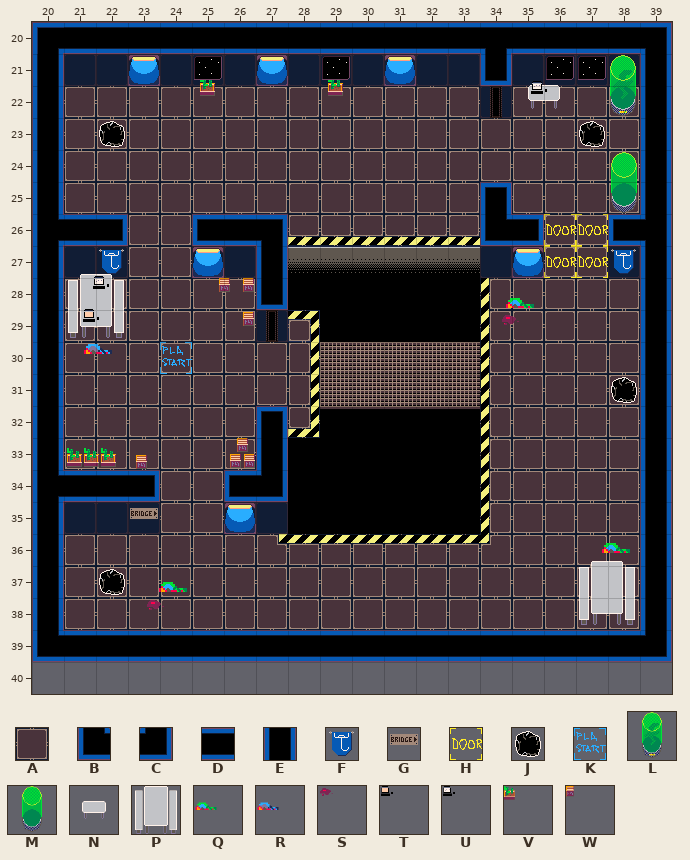
One commit to this Tiled map: assets-private/tiled/survival-02.tmx. This is how it looked before the edit.
Cells are 32x32 px. Shown: x 20..39, y 20..40.
Key: from "Core Tiles": A 7, B 15, C 17, D 21, E 29, F 39, G 41, H 42, J 43, K 44; from "Props": L 0, M 1, N 2, P 3, Q 4, R 5, S 6, T 7, U 8, V 9, W 11.
_ is an empty cell.
Objects are placed by their top-left corner, in cells (3,4 is the top-left corner of cell 3,4); size is 1x1 cell unless given.
Layer "tiles" before, first column x 20:
37 EAAAAAAAAAAAAAAAAAAE
38 EAAAAAAAAAAAAAAAAAAE
39 BDDDDDDDDDDDDDDDDDDC
40 ____________________
Layer "decor" before, first column x 20:
24 ____________________
25 ____________________
26 ________________HH__
27 __F_____________HHF_
28 ____________________
29 ____________________
30 ____K_______________
31 __________________J_
32 ____________________
33 ____________________
34 ____________________
35 ___G________________
36 ____________________
37 __J_________________
38 ____________________
39 ____________________
40 ____________________
Objects on layer "props" before:
L at 37.5,21 size 2x2
N at 35,21.3 size 2x2
V at 29.3,21.7 size 2x2
V at 25.2,21.7 size 2x2
U at 35.6,21.8 size 2x2
M at 37.5,24.1 size 2x2
P at 21,27.9 size 2x2
Q at 34.7,27.9 size 2x2
U at 21.9,28 size 2x2
W at 25.8,28 size 2x2
W at 26.6,28 size 2x2
T at 21.6,29 size 2x2
S at 34.6,29.1 size 2x2
W at 26.6,29.1 size 2x2
R at 21.6,29.4 size 2x2
W at 26.4,33 size 2x2
V at 21.1,33.3 size 2x2
V at 21.6,33.3 size 2x2
V at 22.2,33.3 size 2x2
W at 26.2,33.5 size 2x2
W at 26.6,33.5 size 2x2
W at 23.3,33.5 size 2x2
Q at 37.8,35.6 size 2x2
Q at 23.9,36.8 size 2x2
P at 37,36.8 size 2x2
S at 23.5,38 size 2x2
The same view after the edit:
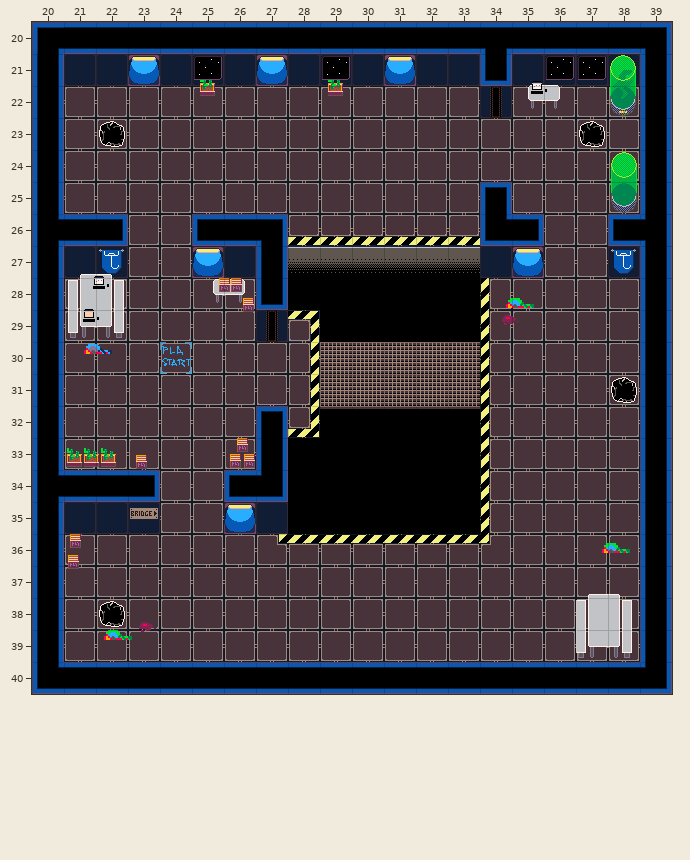
What changed:
Layer "tiles":
The edit turns tile D into tile A in row 39 at x 21 to 38.
There is now tile B in row 40 at x 20.
There is now tile C in row 40 at x 39.
There is now tile D in row 40 at x 21 to 38.
The edit turns tile B into tile E in row 39 at x 20.
The edit turns tile C into tile E in row 39 at x 39.
Layer "props":
Object W at 26.6,28 size 2x2 becomes W at 26.2,28 size 2x2.
Object W at 26.6,29.1 size 2x2 becomes W at 26.6,28.6 size 2x2.
Object P at 37,36.8 size 2x2 becomes P at 36.9,37.9 size 2x2.
Object Q at 23.9,36.8 size 2x2 becomes Q at 22.2,38.3 size 2x2.
Object S at 23.5,38 size 2x2 becomes S at 23.2,38.7 size 2x2.
A new object: N at 25.2,27.4 size 2x2.
A new object: W at 21.2,36 size 2x2.
A new object: W at 21.1,36.6 size 2x2.
Layer "decor":
There is now tile J in row 38 at x 22.
Tile H is removed in rows 26 to 27 at x 36 to 37.
Tile J is removed in row 37 at x 22.
Boxes around the changes in both pictures, in picture pixels (x1, y1, x2, y2):
removed: (544, 214, 608, 278)
changed: (213, 278, 254, 326)
changed: (32, 534, 672, 694)
